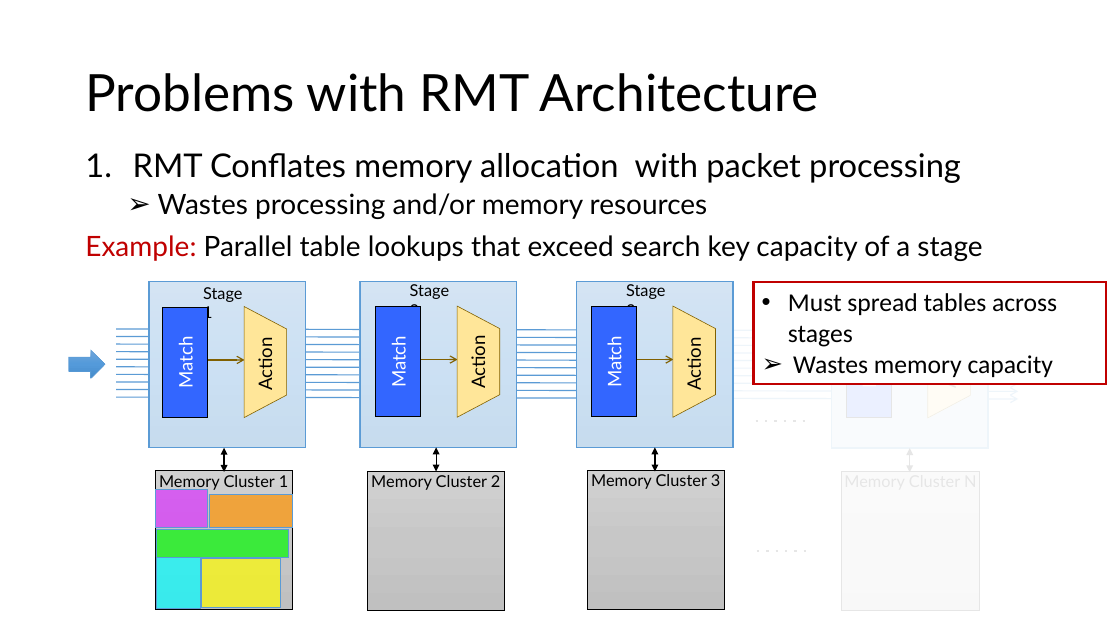
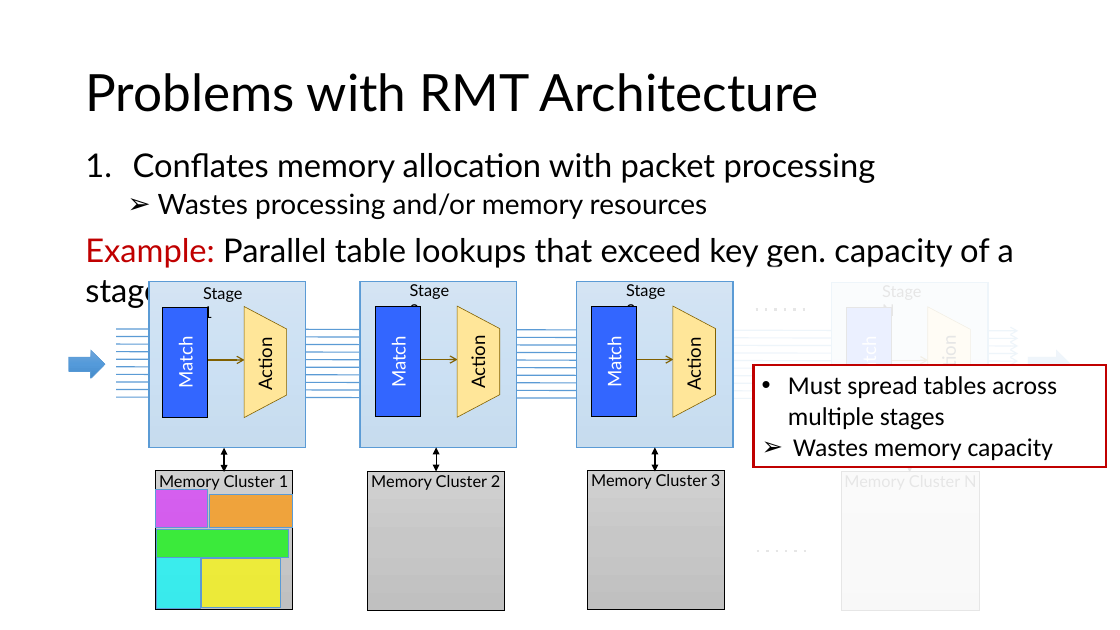
Before and after one commit to anirudhSK/drmt_talk, a slide deck: slide 4 of drmt.pptx (slide 7 before the commit). Drawn at 1120x630 pixels with LibreOffice and Linux fonts; fonts in the diff are those of the drawing. Boxes give left, top, right and bottom in pixels: in the first picture for what was removed or moved away, otherwise in the second. Text is boxed around its words. In the diff, an @@ line names an element or a change of style, - is before the commit and + after.

```diff
--- a/drmt.pptx
+++ b/drmt.pptx
@@ text at (133,153,876,183): text changed @@
-1. RMT Conflates memory allocation with packet processing
+1. Conflates memory allocation with packet processing
@@ text at (85,238,1014,308): text changed; size 24 to 28 pt @@
-Example: Parallel table lookups that exceed search key capacity of a stage
+Example: Parallel table lookups that exceed key gen. capacity of a stage
@@ line moved from (756, 421) - (808, 421) to (756, 309) - (806, 309) @@
@@ right arrow added at (1028,350,1070,379), fill gradient #71A6DB to #559BDB to #448ACA, outline #5B9BD5 0.5 pt @@
@@ rectangle "Must spread tables across multiple ...": place and size @@
-rectangle "Must spread tables across multiple ..." at (754,282,1107,384)
+rectangle "Must spread tables across multiple ..." at (754,365,1107,467)
@@ text in rectangle at (788,376,1057,430): text changed @@
-• Must spread tables across stages
+• Must spread tables across multiple stages
@@ arrow added from (871, 360) to (928, 360), #806000 1 pt @@
```
Also in this commit, not shown: 4 other slides changed, 7 slides added, 5 slides removed.
